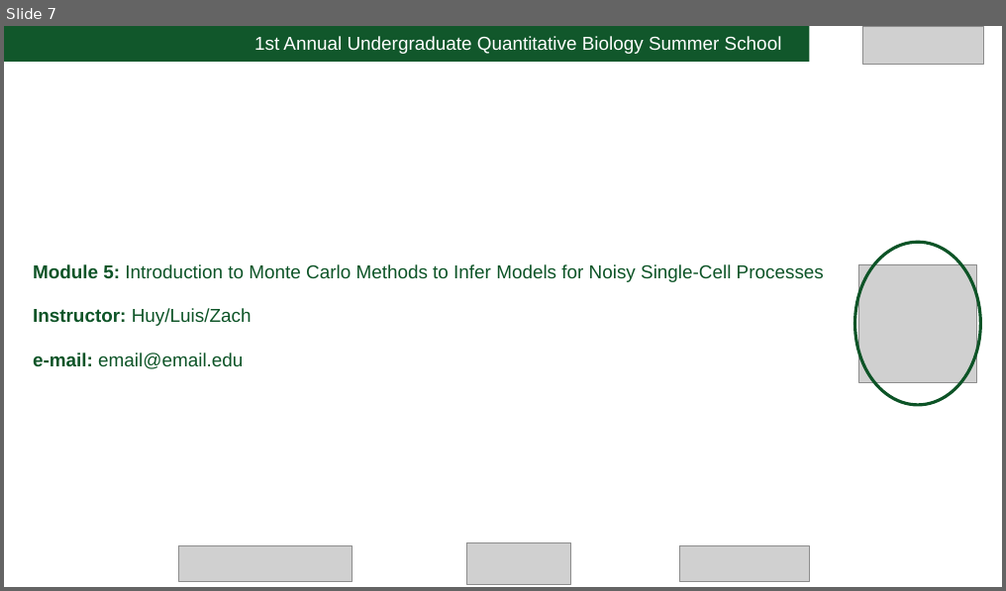
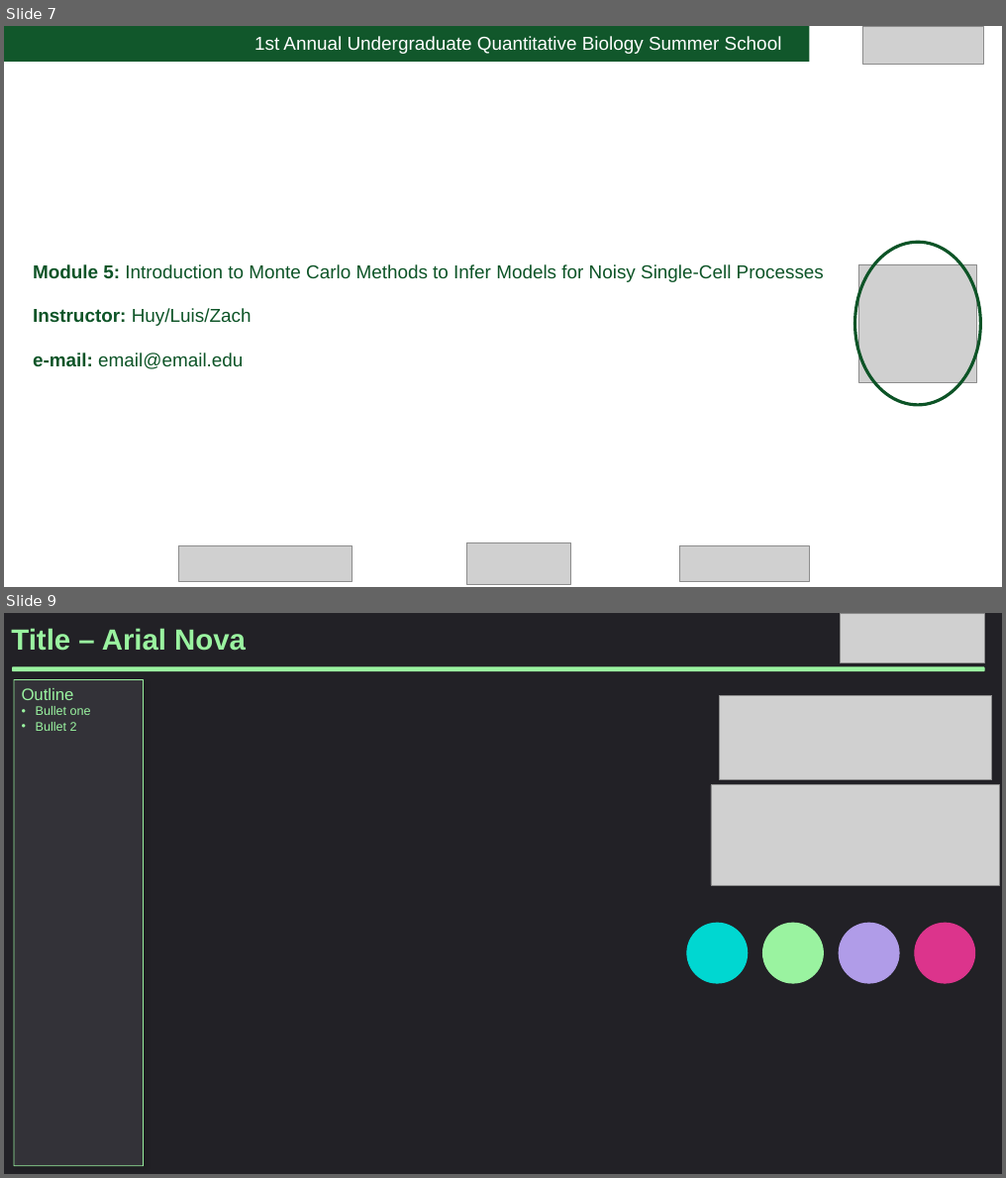
Before and after one commit to MunskyGroup/uqbio2021, a slide deck: templates/qbio_template.pptx. Shown one above the other, each under a label of ours: slide 7 before the commit, slides 7 and 9 after it; the slides between them are not shown. The pictures are 1006x591 and 1006x1178 pixels, drawn with LibreOffice and Linux fonts; fonts in the diff are those of the drawing; grey boxes stand for pictures. Boxes give left, top, right and bottom in pixels: in the first picture for what was removed or moved away, otherwise in the second. Text is boxed around its words. In the diff, an @@ line names an element or a change of style, - is before the commit and + after.

```diff
--- a/templates/qbio_template.pptx
+++ b/templates/qbio_template.pptx
@@ slide 9 added at (x1=4, y1=613, x2=1002, y2=1174), background #222126 @@
@@ text added at (x1=11, y1=628, x2=246, y2=651), 28 pt, text #9AF3A0, bold @@
+Title – Arial Nova
@@ picture added at (x1=841, y1=614, x2=985, y2=663) @@
@@ rounded rectangle added at (x1=12, y1=667, x2=984, y2=671), fill #9AF3A0, outline #9AF3A0 1 pt @@
@@ rectangle added at (x1=14, y1=679, x2=144, y2=1166), fill #49484E at 50% opacity, outline #9AF3A0 0.75 pt @@
@@ text added at (x1=22, y1=688, x2=91, y2=731), 12 pt, text #9AF3A0 @@
+Outline
+• Bullet one
+• Bullet 2
@@ picture added at (x1=720, y1=695, x2=992, y2=780) @@
@@ picture added at (x1=711, y1=785, x2=1000, y2=885) @@
@@ ellipse added at (x1=687, y1=923, x2=748, y2=983), fill #00D7D1, outline #00D7D1 1 pt @@
@@ ellipse added at (x1=763, y1=923, x2=824, y2=983), fill #9AF3A0, outline #9AF3A0 1 pt @@
@@ ellipse added at (x1=839, y1=923, x2=899, y2=983), fill #B09CE8, outline #B09CE8 1 pt @@
@@ ellipse added at (x1=915, y1=923, x2=976, y2=983), fill #DC348C, outline #DC348C 1 pt @@
```
Also in this commit, not shown: 1 other slide added, 1 slide removed.
